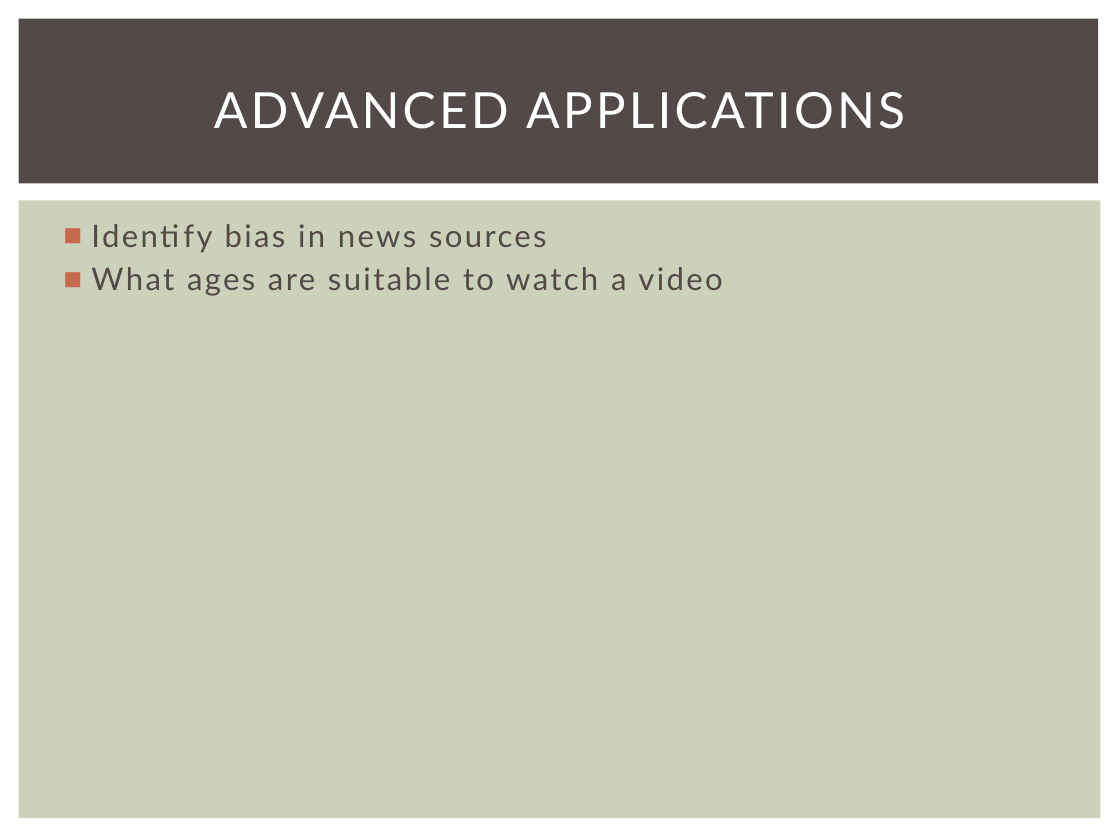
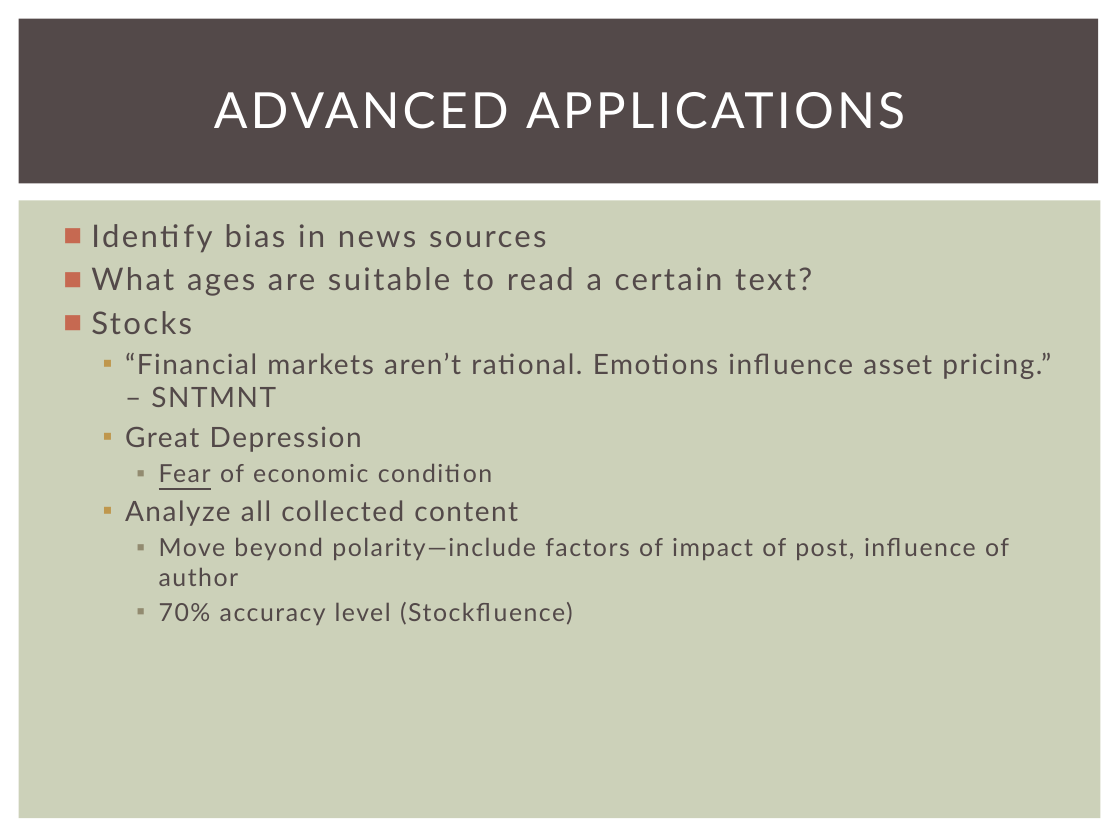
Before and after one commit to trivedi/sentapy, a slide deck: slide 4 of presentation/presentation.pptx. Drawn at 1120x840 pixels with LibreOffice and Linux fonts; fonts in the diff are those of the drawing. Boxes give left, top, right and bottom in pixels: in the first picture for what was removed or moved away, otherwise in the second. Text is boxed around its words. In the diff, an @@ line names an element or a change of style, - is before the commit and + after.

```diff
--- a/presentation/presentation.pptx
+++ b/presentation/presentation.pptx
@@ text at bbox=[91, 267, 1051, 625]: text changed; size 20 to 16 pt @@
-■ What ages are suitable to watch a video
+■ What ages are suitable to read a certain text?
+■ Stocks
+  ▪ “Financial markets aren’t rational. Emotions influence asset pricing.” – SNTMNT
+  ▪ Great Depression
+    ▪ Fear of economic condition
+  ▪ Analyze all collected content
+    ▪ Move beyond polarity—include factors of impact of post, influence of author
+    ▪ 70% accuracy level (Stockfluence)
```
Also in this commit, not shown: 5 other slides changed, 2 slides added.
